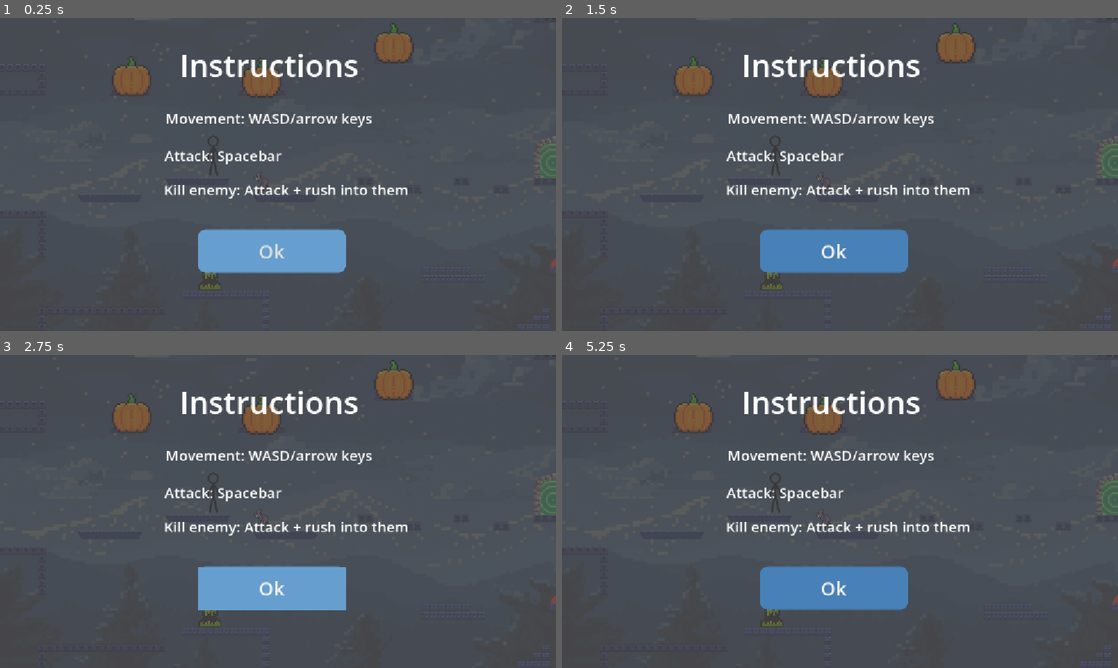
Above: before the commit, frames 1-4 (two rows, left to right).
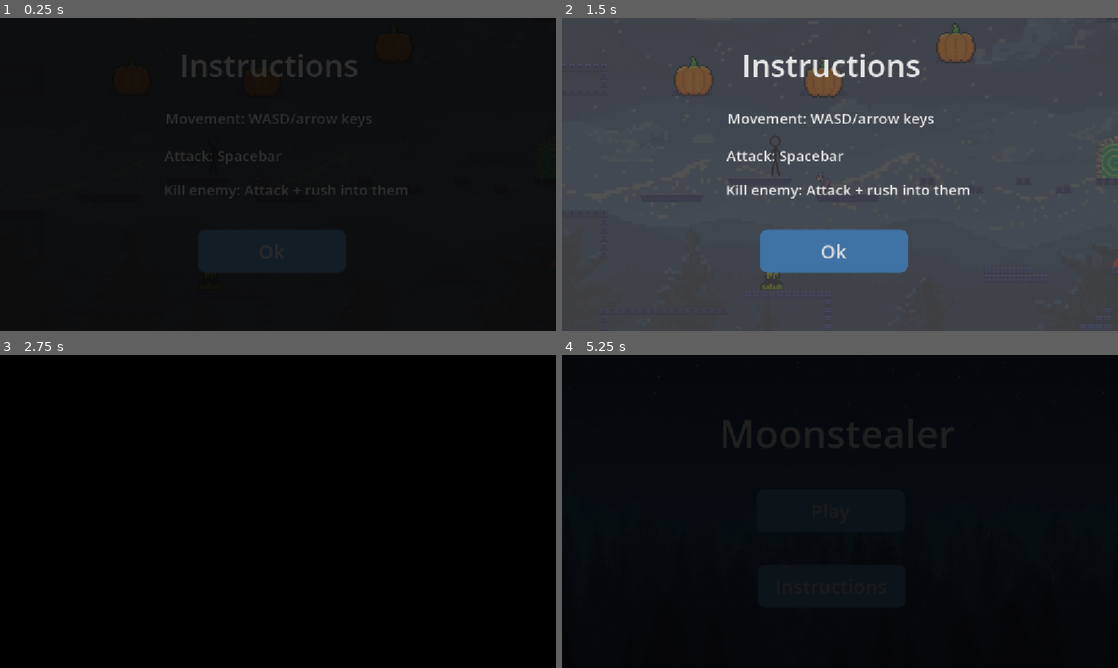
Above: after the commit, the same moments.

Repository: insertnewusername/moon-stealer
Game: Godot game, scene res://Scenes/instructions.tscn
The game is run twice, just before and just after one commit, with the same random seed, the same clock (stepped at 60 frames per second) and the same inputs. This scene is started directly instead of the project's main scene. Sound files missing from this copy of the repository are replaced by a short silence.
Inputs (mouse positions are in pixels of both pictures, inside the frame that each line leads up to):
- Up to frame 1 (0.25 s): no input
- Up to frame 2 (1.5 s): click "Ok" at 0.5 s; click "Ok" at 1.25 s
- Up to frame 3 (2.75 s): tap Enter (ui_accept) at 2, 2.27 s; move the mouse to (400, 495) at 2.02 s; hold Right (ui_right) from 2.03 s (still down); tap Space (attack) at 2.1 s; click (400, 495) at 2.17 s
- Up to frame 4 (5.25 s): tap Enter (ui_accept) at 2.75, 3.02 s; move the mouse to (728, 527) at 2.77 s; tap Alt at 2.85 s; move the mouse to (895, 442) at 3.52 s; release Right (ui_right) at 3.53 s; hold Left (ui_left) 3.53-4.25 s; tap Shift at 3.6 s; click "Ok" (after the commit: "Play") at 4.25 s; click "Ok" (after the commit: "Play") at 5 s

The runs differ from the first frame. In frame 1, 100% of the frame differs, in the area x 0-100%, y 0-100%; in frame 2, 1.1%; in frame 3, 100%; in frame 4, 100%.

Commit message:
Reorder so transitionscreen on top and script done

Diff:
--- a/Scenes/instructions.tscn
+++ b/Scenes/instructions.tscn
@@ -1,5 +1,6 @@
 [gd_scene format=3 uid="uid://dch6xp6li1u76"]
 
+[ext_resource type="Script" uid="uid://uqwwkbo71bfv" path="res://scripts/instructions.gd" id="1_5doqj"]
 [ext_resource type="Texture2D" uid="uid://tt2xpqqwomqo" path="res://assets/startbg.png" id="1_dxknu"]
 [ext_resource type="PackedScene" uid="uid://7ai3iuq4bvoh" path="res://Scenes/transitionscreen.tscn" id="2_5doqj"]
 
@@ -44,6 +45,7 @@
 bg_color = Color(0.40052745, 0.62487125, 0.8099507, 1)
 
 [node name="Node2D" type="Node2D" unique_id=47251369]
+script = ExtResource("1_5doqj")
 
 [node name="CanvasLayer" type="CanvasLayer" parent="." unique_id=2027791263]
 
@@ -93,12 +95,6 @@
 text = "Ok"
 metadata/_edit_use_anchors_ = true
 
-[node name="Transitionscreen" parent="CanvasLayer" unique_id=1972415330 instance=ExtResource("2_5doqj")]
-visible = false
-
-[node name="Timer" type="Timer" parent="CanvasLayer/Transitionscreen" unique_id=1204362198]
-one_shot = true
-
 [node name="Label2" type="Label" parent="CanvasLayer" unique_id=160322413]
 anchors_preset = -1
 anchor_right = 1.0
@@ -141,5 +137,11 @@
 text = "Kill enemy: Attack + rush into them"
 metadata/_edit_use_anchors_ = true
 
+[node name="Transitionscreen" parent="CanvasLayer" unique_id=1972415330 instance=ExtResource("2_5doqj")]
+visible = false
+
+[node name="Timer" type="Timer" parent="CanvasLayer/Transitionscreen" unique_id=1204362198]
+one_shot = true
+
 [connection signal="pressed" from="CanvasLayer/Play" to="." method="_on_play_pressed"]
 [connection signal="timeout" from="CanvasLayer/Transitionscreen/Timer" to="." method="_on_timer_timeout"]
--- /dev/null
+++ b/scripts/instructions.gd
@@ -0,0 +1,26 @@
+extends Node2D
+
+var pressed = false
+# Called when the node enters the scene tree for the first time.
+func _ready() -> void:
+	$CanvasLayer/Transitionscreen.show()
+	$CanvasLayer/Transitionscreen/Timer.start()
+	$CanvasLayer/Transitionscreen/AnimationPlayer.play("fade_out")
+
+
+# Called every frame. 'delta' is the elapsed time since the previous frame.
+func _process(delta: float) -> void:
+	pass
+
+
+func _on_play_pressed() -> void:
+	$CanvasLayer/Transitionscreen.show()
+	$CanvasLayer/Transitionscreen/Timer.start()
+	$CanvasLayer/Transitionscreen/AnimationPlayer.play("fade_in")
+	pressed = true
+
+
+func _on_timer_timeout() -> void:
+	$CanvasLayer/Transitionscreen.hide()
+	if pressed == true:
+		get_tree().change_scene_to_file("res://Scenes/startup.tscn")
--- a/scripts/startup.gd
+++ b/scripts/startup.gd
@@ -32,7 +32,7 @@
 		get_tree().change_scene_to_file("res://level1.tscn")
 	if button == 2:
 		button = 0
-		get_tree().change_scene_to_file("res://level1.tscn")
+		get_tree().change_scene_to_file("res://Scenes/instructions.tscn")
 
 
 func _on_audio_stream_player_finished() -> void:
Not shown, added: scripts/instructions.gd.uid
